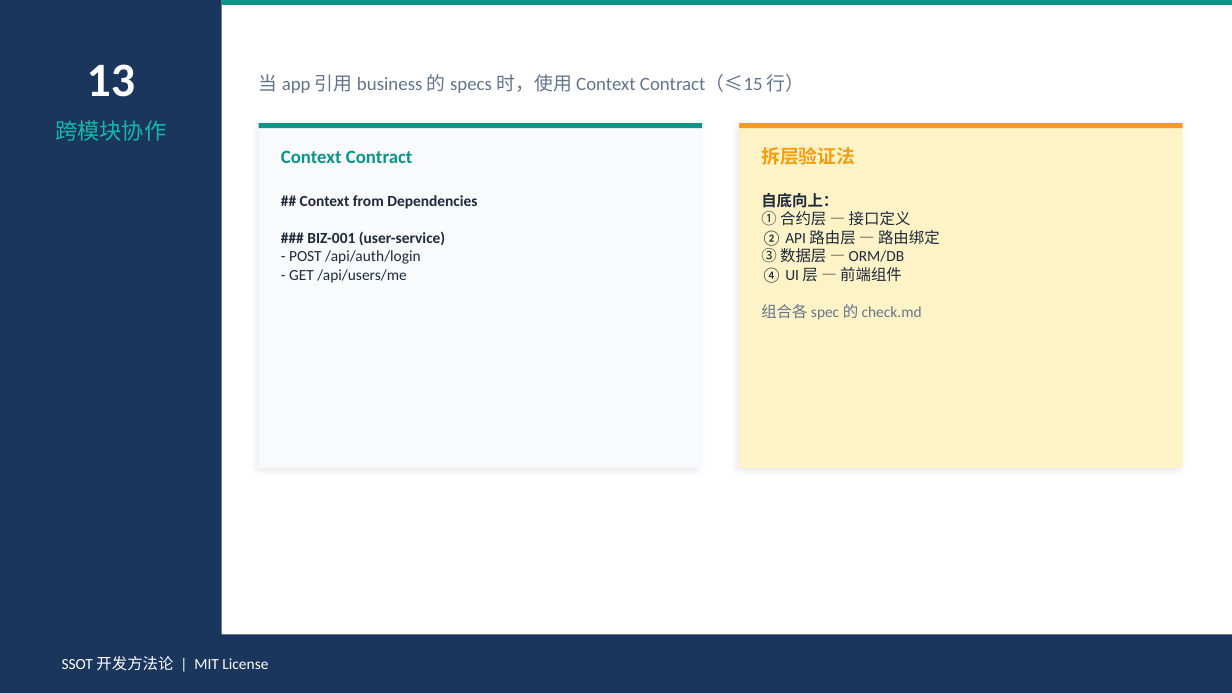
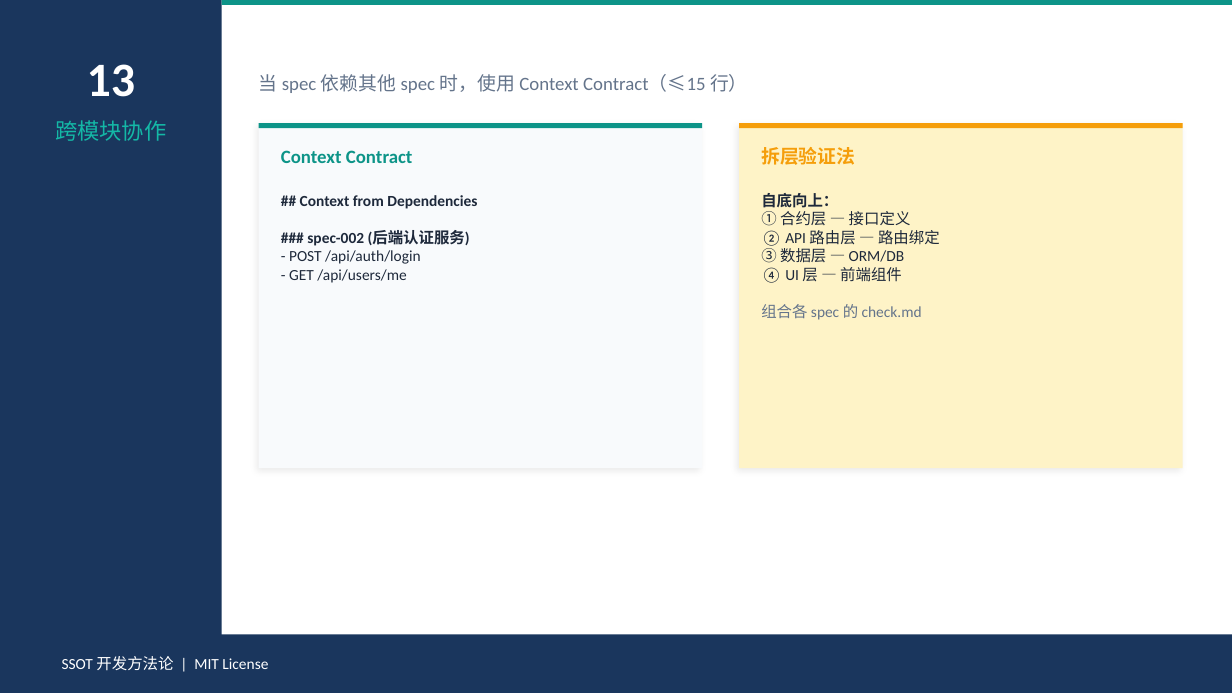
Before and after one commit to Toketec/SpecRocket, a slide deck: slide 15 of SSOT-开发方法论-培训.pptx. Drawn at 1232x693 pixels with LibreOffice and Linux fonts; fonts in the diff are those of the drawing. Boxes give left, top, right and bottom in pixels: in the first picture for what was removed or moved away, otherwise in the second. Text is boxed around its words. In the diff, an @@ line names an element or a change of style, - is before the commit and + after.

Commit message:
feat: SpecRocket v3.0.0 结构升级 — sprints 顶层迭代容器(含 docs+specs) / adrs / 规格归迭代 / 白皮书
- sprints/sp-NNN-名称/ 迭代容器：docs/(PM 产品设计) + specs/(Dev 技术规格，多 spec 共同促成一次迭代)
- adrs/adr-NNN-名称 全局架构决策（不随 sprint 走）
- apps/businesses/tools 回归纯代码域（删 specs/）
- docs/ 新增 whitepaper.md
- 命名全小写连字符：sp-/spec-/adr-
- 规格拆分原则：解耦 + 提升 token 利用率，不刻意多拆
- migrate v3.0：转移→收敛→保留→删除，零残留
- 四文件同步：SKILL/AGENTS/CLAUDE/README 中英 + PPT 16 处更新

```diff
--- a/SSOT-开发方法论-培训.pptx
+++ b/SSOT-开发方法论-培训.pptx
@@ text at (259, 74, 748, 93): text changed @@
-当 app 引用 business 的 specs 时，使用 Context Contract（≤15 行）
+当 spec 依赖其他 spec 时，使用 Context Contract（≤15 行）
@@ text at (307, 230, 470, 246): text changed @@
-### BIZ-001 (user-service)
+### spec-002 (后端认证服务)
```
Also in this commit, not shown: 6 other slides changed, 36 other files.
